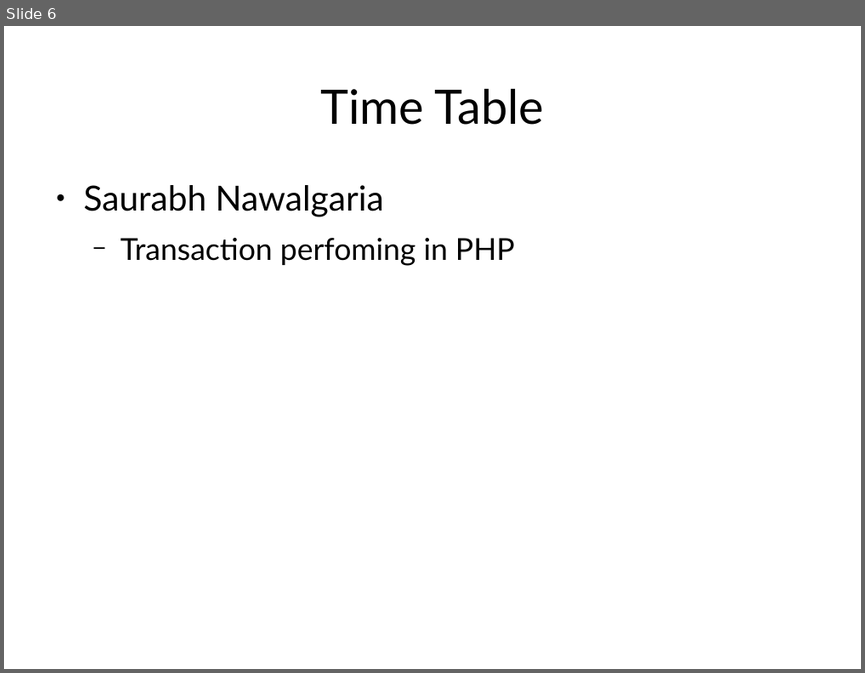
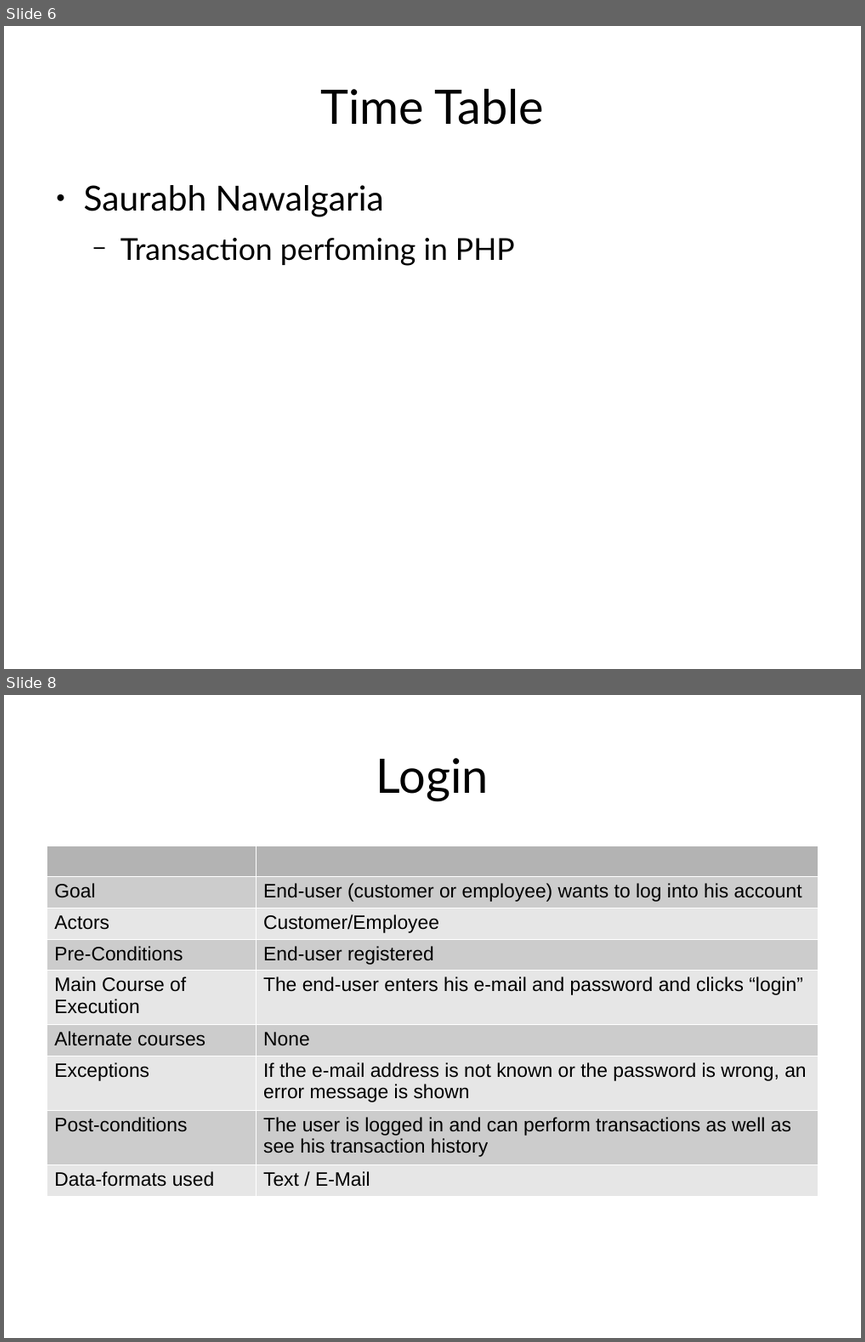
Before and after one commit to snawalgaria/SecureCoding, a slide deck: presentation/presentation.odp. Shown one above the other, each under a label of ours: slide 6 before the commit, slides 6 and 8 after it; the slides between them are not shown. The pictures are 865x673 and 865x1342 pixels, drawn with LibreOffice and Linux fonts; fonts in the diff are those of the drawing. Boxes give left, top, right and bottom in pixels: in the first picture for what was removed or moved away, otherwise in the second. Text is boxed around its words. In the diff, an @@ line names an element or a change of style, - is before the commit and + after.

```diff
--- a/presentation/presentation.odp
+++ b/presentation/presentation.odp
@@ slide 8 added at (4, 695, 861, 1338), background #FFFFFF @@
@@ title added at (376, 758, 488, 801), 44 pt, text #000000 @@
+Login
@@ table added at (46, 845, 818, 1190), 9 rows, 2 columns @@
+ | 
+Goal | End-user (customer or employee) wants to log into his account
+Actors | Customer/Employee
+Pre-Conditions | End-user registered
+Main Course of Execution | The end-user enters his e-mail and password and clicks “login”
+Alternate courses | None
+Exceptions | If the e-mail address is not known or the password is wrong, an error message is shown
+Post-conditions | The user is logged in and can perform transactions as well as see his transaction history
+Data-formats used | Text / E-Mail
```
Also in this commit, not shown: 1 slide changed, 10 other slides added, 1 other file.
